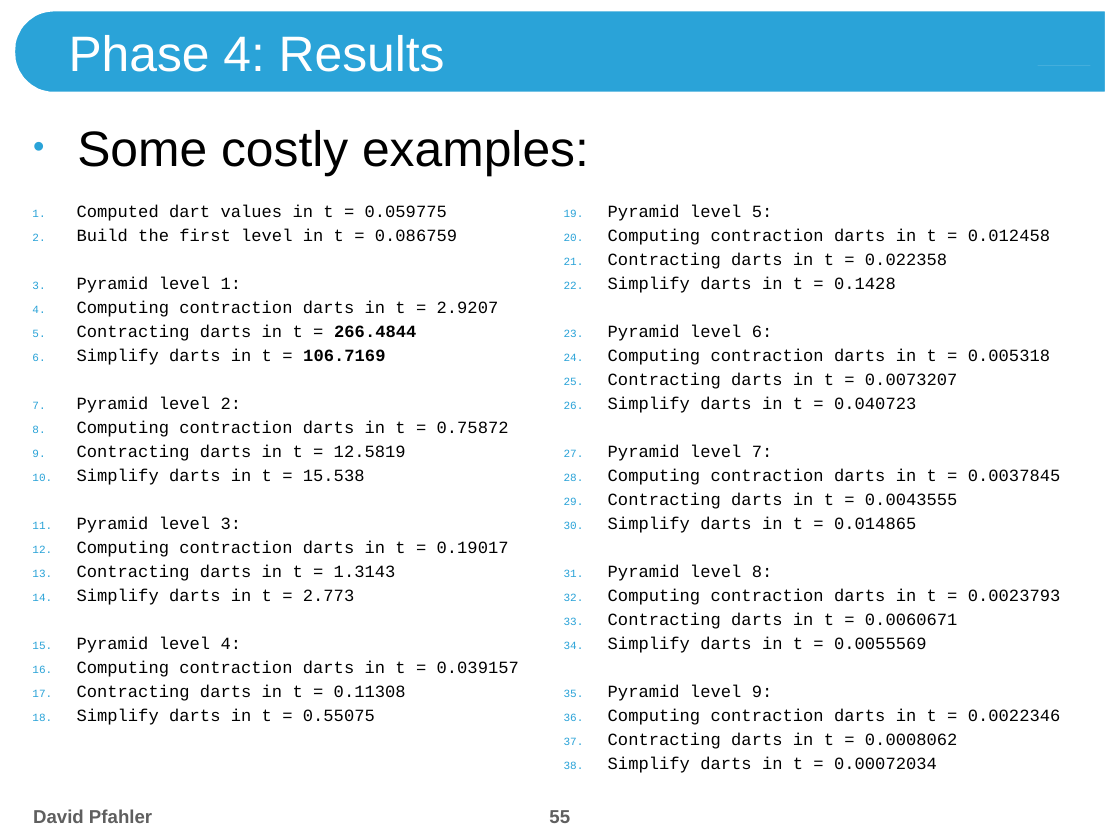
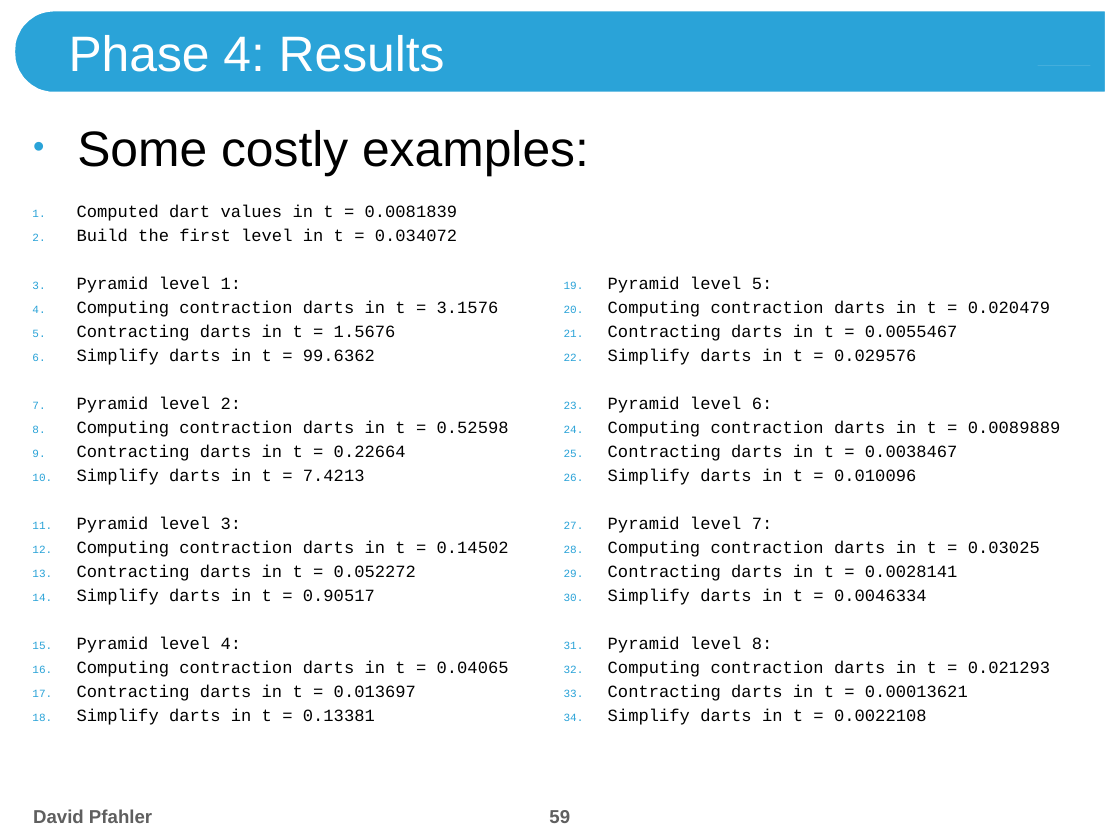
Before and after one commit to theShmoo/CombiPyr-ImSeg, a slide deck: slide 59 of doc/Combinatorial Pyramids.pptx (slide 55 before the commit). Drawn at 1120x840 pixels with LibreOffice and Linux fonts; fonts in the diff are those of the drawing; background and template pictures are left out. Boxes give left, top, right and bottom in pixels: in the first picture for what was removed or moved away, otherwise in the second. Text is boxed around its words. In the diff, an @@ line names an element or a change of style, - is before the commit and + after.

```diff
--- a/doc/Combinatorial Pyramids.pptx
+++ b/doc/Combinatorial Pyramids.pptx
@@ text at (x1=77, y1=204, x2=458, y2=242): text changed @@
-1. Computed dart values in t = 0.059775
-2. Build the first level in t = 0.086759
+1. Computed dart values in t = 0.0081839
+2. Build the first level in t = 0.034072
@@ text at (x1=77, y1=300, x2=499, y2=365): text changed @@
-4. Computing contraction darts in t = 2.9207
-5. Contracting darts in t = 266.4844
-6. Simplify darts in t = 106.7169
+4. Computing contraction darts in t = 3.1576
+5. Contracting darts in t = 1.5676
+6. Simplify darts in t = 99.6362
@@ text at (x1=608, y1=300, x2=1050, y2=365): text changed @@
-20. Computing contraction darts in t = 0.012458
-21. Contracting darts in t = 0.022358
-22. Simplify darts in t = 0.1428
+20. Computing contraction darts in t = 0.020479
+21. Contracting darts in t = 0.0055467
+22. Simplify darts in t = 0.029576
@@ text at (x1=77, y1=420, x2=509, y2=485): text changed @@
-8. Computing contraction darts in t = 0.75872
-9. Contracting darts in t = 12.5819
-10. Simplify darts in t = 15.538
+8. Computing contraction darts in t = 0.52598
+9. Contracting darts in t = 0.22664
+10. Simplify darts in t = 7.4213
@@ text at (x1=608, y1=420, x2=1061, y2=485): text changed @@
-24. Computing contraction darts in t = 0.005318
-25. Contracting darts in t = 0.0073207
-26. Simplify darts in t = 0.040723
+24. Computing contraction darts in t = 0.0089889
+25. Contracting darts in t = 0.0038467
+26. Simplify darts in t = 0.010096
@@ text at (x1=77, y1=540, x2=509, y2=605): text changed @@
-12. Computing contraction darts in t = 0.19017
-13. Contracting darts in t = 1.3143
-14. Simplify darts in t = 2.773
+12. Computing contraction darts in t = 0.14502
+13. Contracting darts in t = 0.052272
+14. Simplify darts in t = 0.90517
@@ text at (x1=608, y1=540, x2=1040, y2=605): text changed @@
-28. Computing contraction darts in t = 0.0037845
-29. Contracting darts in t = 0.0043555
-30. Simplify darts in t = 0.014865
+28. Computing contraction darts in t = 0.03025
+29. Contracting darts in t = 0.0028141
+30. Simplify darts in t = 0.0046334
@@ text at (x1=77, y1=660, x2=509, y2=725): text changed @@
-16. Computing contraction darts in t = 0.039157
-17. Contracting darts in t = 0.11308
-18. Simplify darts in t = 0.55075
+16. Computing contraction darts in t = 0.04065
+17. Contracting darts in t = 0.013697
+18. Simplify darts in t = 0.13381
@@ text at (x1=608, y1=660, x2=1050, y2=725): text changed @@
-32. Computing contraction darts in t = 0.0023793
-33. Contracting darts in t = 0.0060671
-34. Simplify darts in t = 0.0055569
-35. Pyramid level 9:
-36. Computing contraction darts in t = 0.0022346
-37. Contracting darts in t = 0.0008062
-38. Simplify darts in t = 0.00072034
+32. Computing contraction darts in t = 0.021293
+33. Contracting darts in t = 0.00013621
+34. Simplify darts in t = 0.0022108
@@ page number at (x1=549, y1=810, x2=570, y2=823): text changed @@
-55
+59
```
Also in this commit, not shown: 24 other slides changed, 5 slides added, 1 slide removed, 9 other files.
